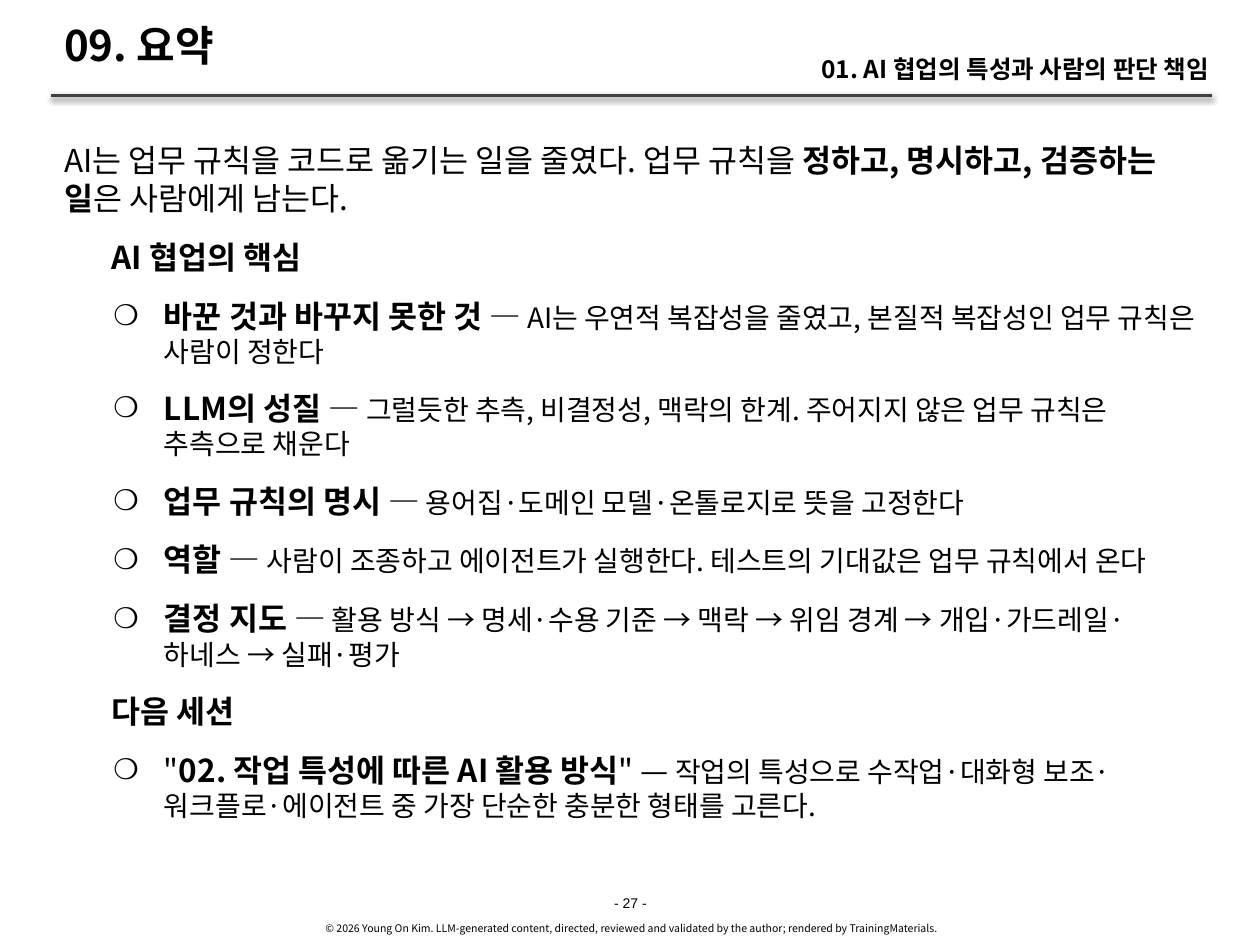
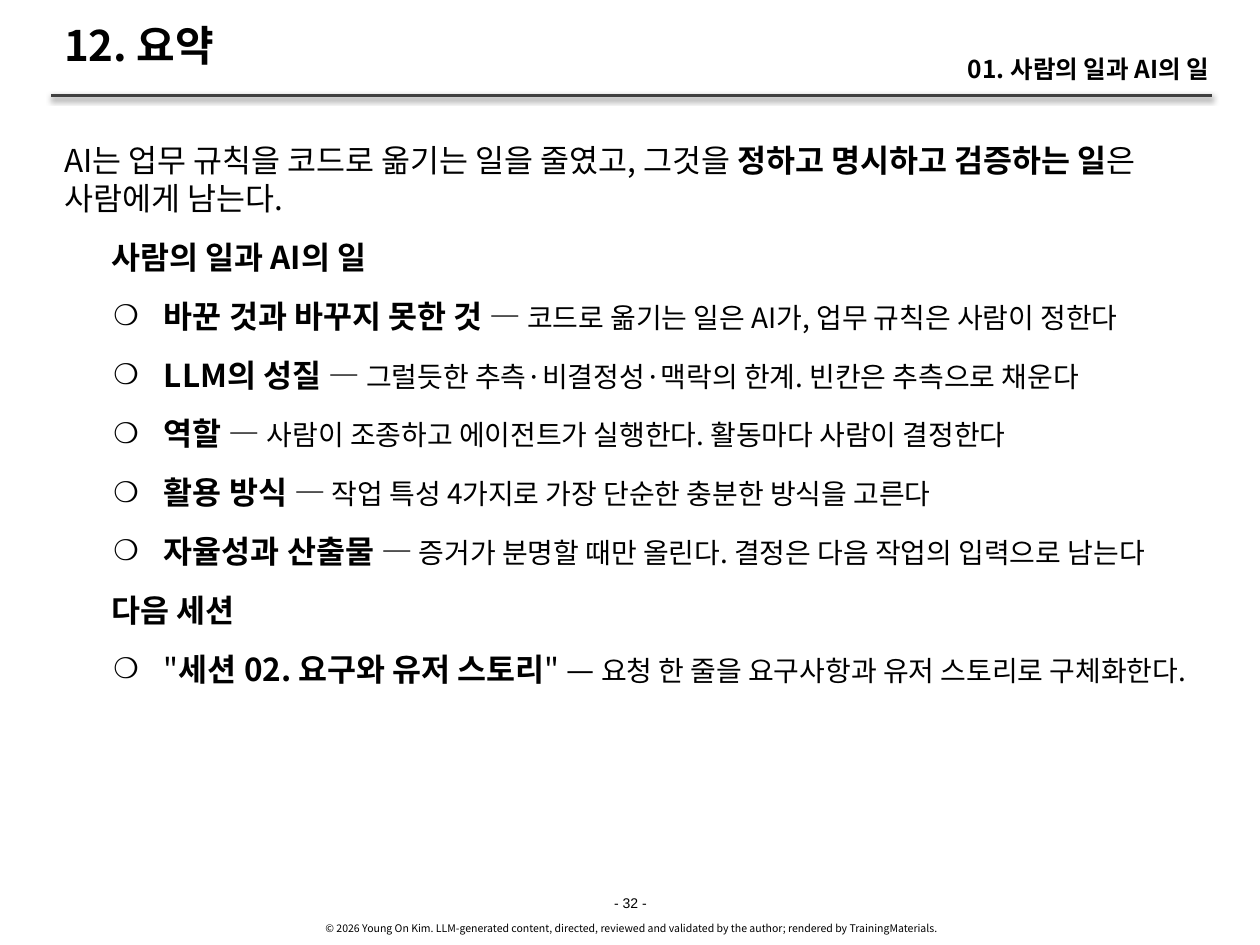
Before and after one commit to YoungSan77/TrainingMaterials, a slide deck: slide 32 of courses/ai-native/sessions/s01.pptx (slide 27 before the commit). Drawn at 1260x945 pixels with LibreOffice and Linux fonts; fonts in the diff are those of the drawing. Boxes give left, top, right and bottom in pixels: in the first picture for what was removed or moved away, otherwise in the second. Text is boxed around its words. In the diff, an @@ line names an element or a change of style, - is before the commit and + after.

```diff
--- a/courses/ai-native/sessions/s01.pptx
+++ b/courses/ai-native/sessions/s01.pptx
@@ title at [64, 25, 214, 65]: text changed @@
-09. 요약
+12. 요약
@@ text at [968, 57, 1210, 81]: text changed @@
-01. AI 협업의 특성과 사람의 판단 책임
+01. 사람의 일과 AI의 일
@@ text at [64, 145, 1145, 566]: text changed @@
-AI는 업무 규칙을 코드로 옮기는 일을 줄였다. 업무 규칙을 정하고, 명시하고, 검증하는 일은 사람에게 남는다.
-AI 협업의 핵심
-    ❍ 바꾼 것과 바꾸지 못한 것 — AI는 우연적 복잡성을 줄였고, 본질적 복잡성인 업무 규칙은 사람이 정한다
-    ❍ LLM의 성질 — 그럴듯한 추측, 비결정성, 맥락의 한계. 주어지지 않은 업무 규칙은 추측으로 채운다
-    ❍ 업무 규칙의 명시 — 용어집·도메인 모델·온톨로지로 뜻을 고정한다
-    ❍ 역할 — 사람이 조종하고 에이전트가 실행한다. 테스트의 기대값은 업무 규칙에서 온다
-    ❍ 결정 지도 — 활용 방식 → 명세·수용 기준 → 맥락 → 위임 경계 → 개입·가드레일·하네스 → 실패·평가
+AI는 업무 규칙을 코드로 옮기는 일을 줄였고, 그것을 정하고 명시하고 검증하는 일은 사람에게 남는다.
+사람의 일과 AI의 일
+    ❍ 바꾼 것과 바꾸지 못한 것 — 코드로 옮기는 일은 AI가, 업무 규칙은 사람이 정한다
+    ❍ LLM의 성질 — 그럴듯한 추측·비결정성·맥락의 한계. 빈칸은 추측으로 채운다
+    ❍ 역할 — 사람이 조종하고 에이전트가 실행한다. 활동마다 사람이 결정한다
+    ❍ 활용 방식 — 작업 특성 4가지로 가장 단순한 충분한 방식을 고른다
+    ❍ 자율성과 산출물 — 증거가 분명할 때만 올린다. 결정은 다음 작업의 입력으로 남는다
@@ text at [164, 654, 1186, 684]: text changed @@
-    ❍ "02. 작업 특성에 따른 AI 활용 방식" — 작업의 특성으로 수작업·대화형 보조·워크플로·에이전트 중 가장 단순한 충분한 형태를 고른다.
+    ❍ "세션 02. 요구와 유저 스토리" — 요청 한 줄을 요구사항과 유저 스토리로 구체화한다.
@@ text at [623, 898, 639, 908]: text changed @@
-- 27 -
+- 32 -
```
Also in this commit, not shown: 21 other slides changed, 12 slides added, 6 slides removed, 43 other files.
